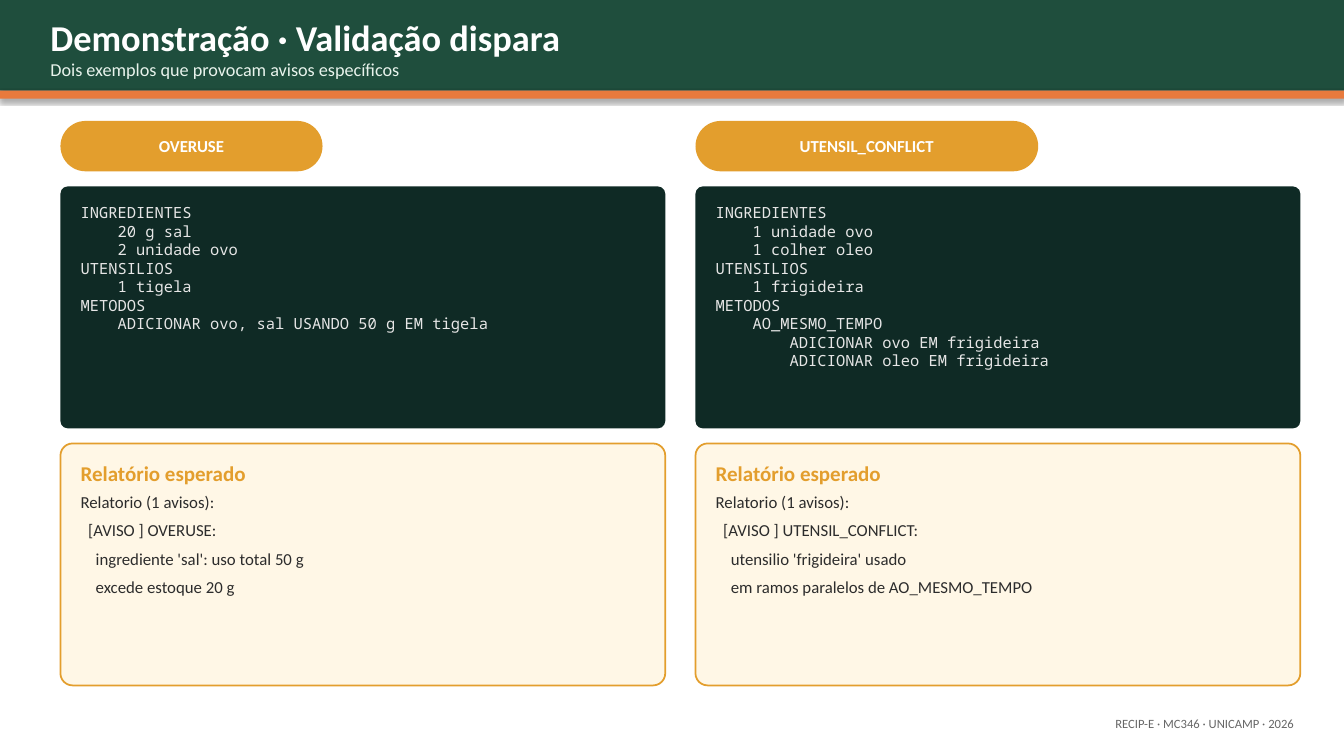
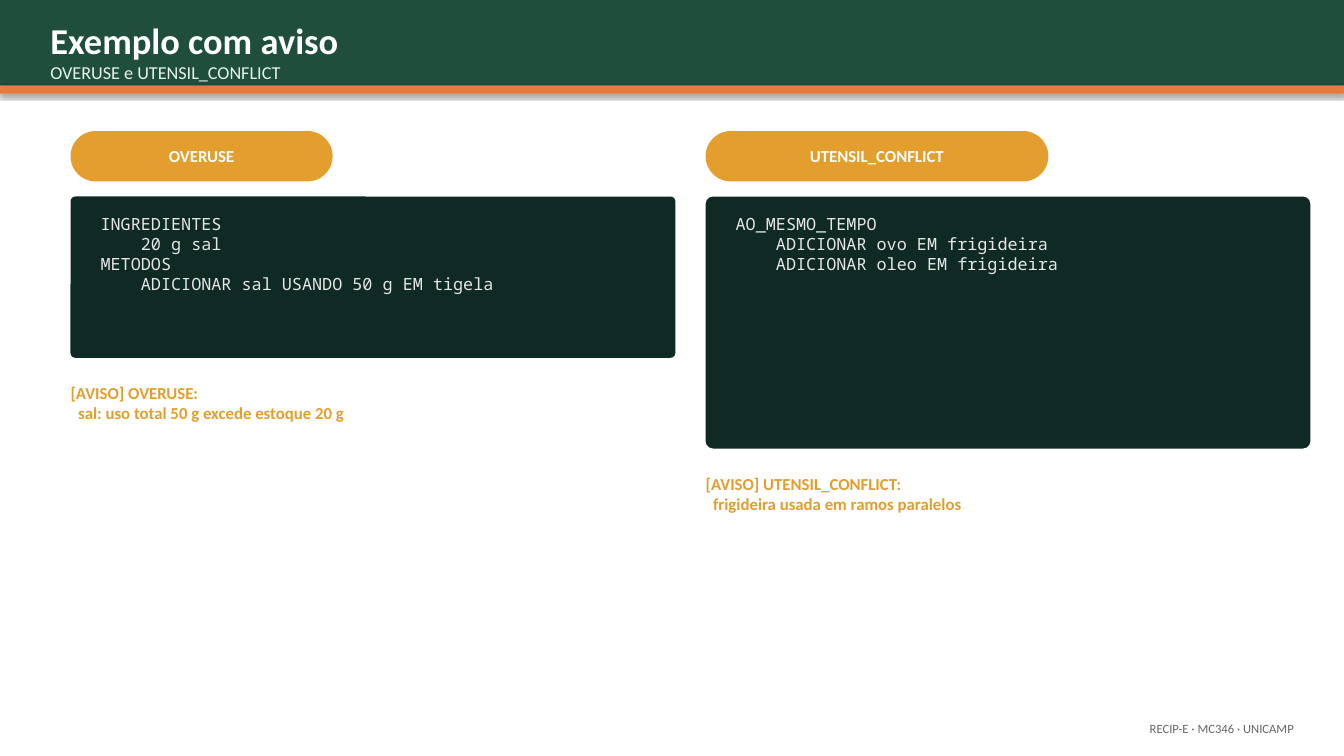
Before and after one commit to joao-victor-s/RestaurantedoChefeRemy, a slide deck: slide 8 of RECIP-E_Apresentacao_Final.pptx (slide 12 before the commit). Drawn at 1344x756 pixels with LibreOffice and Linux fonts; fonts in the diff are those of the drawing. Boxes give left, top, right and bottom in pixels: in the first picture for what was removed or moved away, otherwise in the second. Text is boxed around its words. In the diff, an @@ line names an element or a change of style, - is before the commit and + after.

```diff
--- a/RECIP-E_Apresentacao_Final.pptx
+++ b/RECIP-E_Apresentacao_Final.pptx
@@ rectangle: place and size @@
-rectangle at (0,0,1344,91)
+rectangle at (0,0,1344,86)
@@ text at (50,28,339,82): text changed @@
-Demonstração · Validação dispara
-Dois exemplos que provocam avisos específicos
+Exemplo com aviso
+OVERUSE e UTENSIL_CONFLICT
@@ rectangle: place and size @@
-rectangle at (0,91,1344,99)
+rectangle at (0,86,1344,94)
@@ rounded rectangle "OVERUSE": place and size @@
-rounded rectangle "OVERUSE" at (60,121,323,171)
+rounded rectangle "OVERUSE" at (71,131,333,181)
@@ rounded rectangle "UTENSIL_CONFLICT": place and size @@
-rounded rectangle "UTENSIL_CONFLICT" at (696,121,1038,171)
+rounded rectangle "UTENSIL_CONFLICT" at (706,131,1049,181)
@@ rounded rectangle: place and size @@
-rounded rectangle at (60,187,665,429)
+rounded rectangle at (71,197,676,358)
@@ text "INGREDIENTES": place and size @@
-text "INGREDIENTES" at (81,207,488,333)
+text "INGREDIENTES" at (101,218,493,294)
@@ rounded rectangle: place and size @@
-rounded rectangle at (696,187,1301,429)
+rounded rectangle at (706,197,1311,449)
@@ text at (716,207,873,311): paragraphs removed @@
-INGREDIENTES
-1 unidade ovo
-1 colher oleo
-UTENSILIOS
-1 frigideira
-METODOS
@@ text "AO_MESMO_TEMPO": place and size @@
-text "AO_MESMO_TEMPO" at (716,207,1049,370)
+text "AO_MESMO_TEMPO" at (736,218,1058,274)
@@ text "AO_MESMO_TEMPO" at (736,218,1058,274): size 11 to 12 pt @@
@@ text at (101,218,222,270): size 11 to 12 pt in "INGREDIENTES", "20 g sal", "METODOS" @@
@@ text at (81,243,238,296): paragraphs removed @@
-2 unidade ovo
-UTENSILIOS
-1 tigela
@@ text at (141,277,493,294): text changed; size 11 to 12 pt @@
-ADICIONAR ovo, sal USANDO 50 g EM tigela
+ADICIONAR sal USANDO 50 g EM tigela
@@ text at (71,386,344,422): text changed; text colour #2C2C2C to #E39E2D; bold on @@
-Relatório esperado
-Relatorio (1 avisos):
-[AVISO ] OVERUSE:
-ingrediente 'sal': uso total 50 g
-excede estoque 20 g
+[AVISO] OVERUSE:
+sal: uso total 50 g excede estoque 20 g
@@ rounded rectangle removed at (60,444,665,686) @@
@@ rounded rectangle removed at (696,444,1301,686) @@
@@ text at (706,477,962,513): text changed; text colour #2C2C2C to #E39E2D; bold on @@
-Relatório esperado
-Relatorio (1 avisos):
-[AVISO ] UTENSIL_CONFLICT:
-utensilio 'frigideira' usado
-em ramos paralelos de AO_MESMO_TEMPO
+[AVISO] UTENSIL_CONFLICT:
+frigideira usada em ramos paralelos
@@ text at (1150,724,1294,733): text changed @@
-RECIP-E · MC346 · UNICAMP · 2026
+RECIP-E · MC346 · UNICAMP
```
Also in this commit, not shown: 5 other slides changed, 4 slides added, 11 slides removed, 3 other files.
